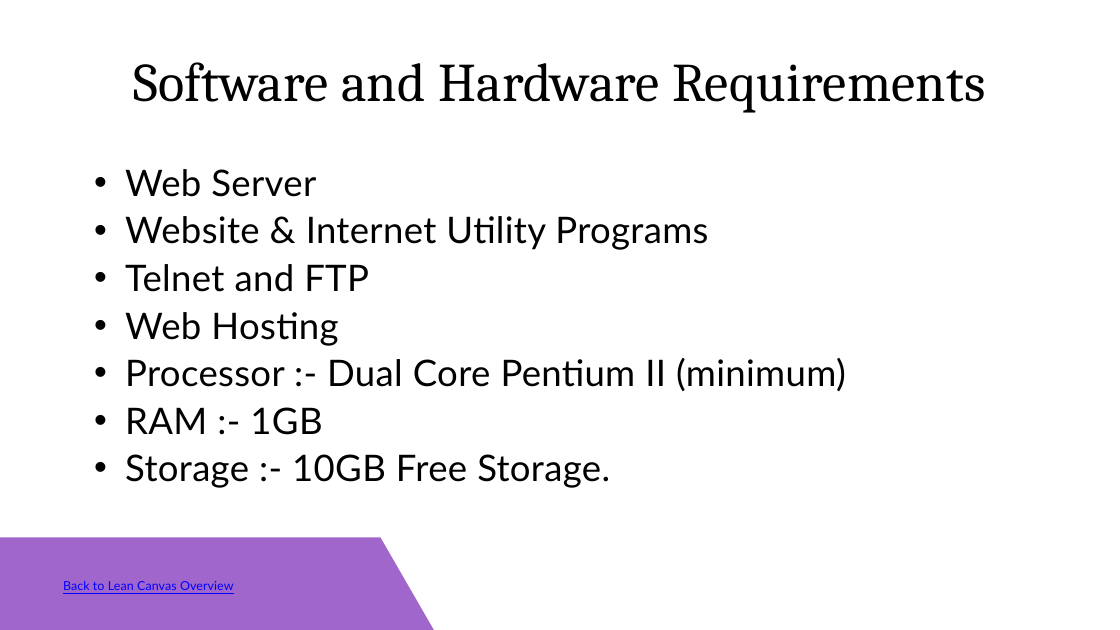
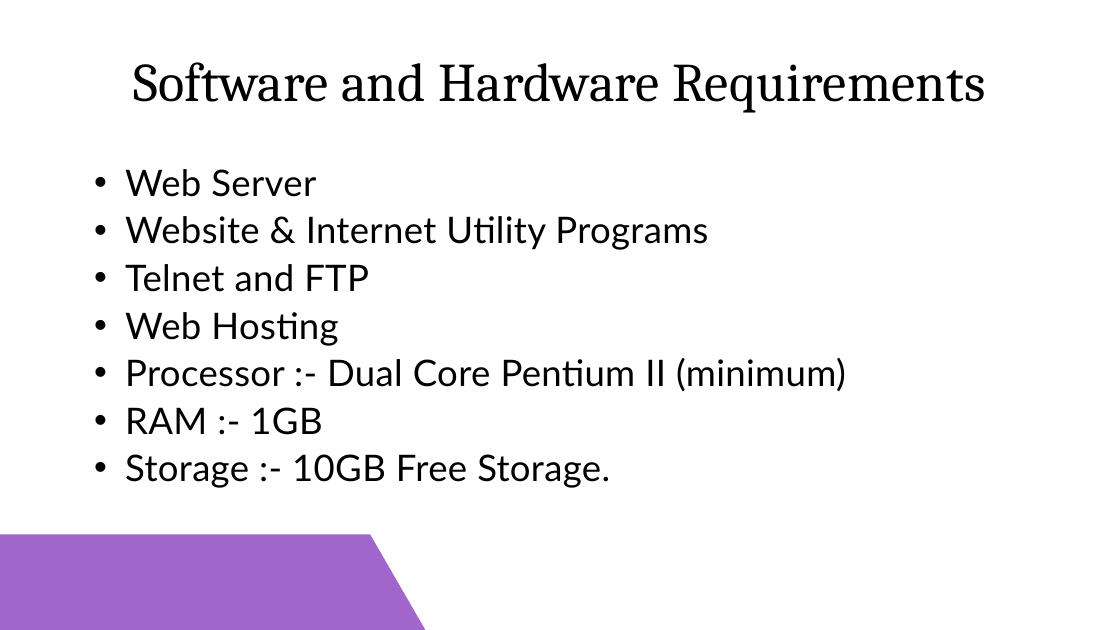
Before and after one commit to shaktimaan00/Minor_project_documentation_presentation, a slide deck: slide 9 of Blue and Purple Casual Corporate Lean Canvas Business Plan Business Presentation.pptx. Drawn at 1120x630 pixels with LibreOffice and Linux fonts; fonts in the diff are those of the drawing. Boxes give left, top, right and bottom in pixels: in the first picture for what was removed or moved away, otherwise in the second. Text is boxed around its words. In the diff, an @@ line names an element or a change of style, - is before the commit and + after.

```diff
--- a/Blue and Purple Casual Corporate Lean Canvas Business Plan Business Presentation.pptx
+++ b/Blue and Purple Casual Corporate Lean Canvas Business Plan Business Presentation.pptx
@@ freeform shape resized from (x1=0, y1=537, x2=491, y2=630) to (x1=0, y1=534, x2=480, y2=630) @@
@@ text removed at (x1=63, y1=581, x2=233, y2=590) @@
-Back to Lean Canvas Overview
```
Also in this commit, not shown: 7 other slides changed, 1 slide added, 1 slide removed.
